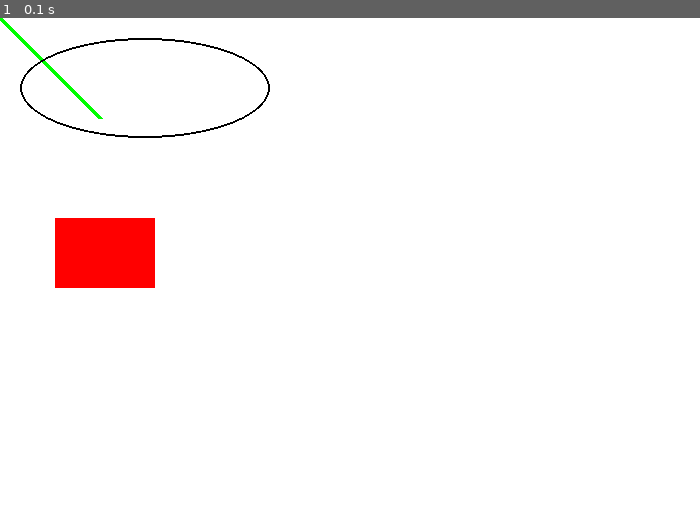
Above: before the commit, frame 1.
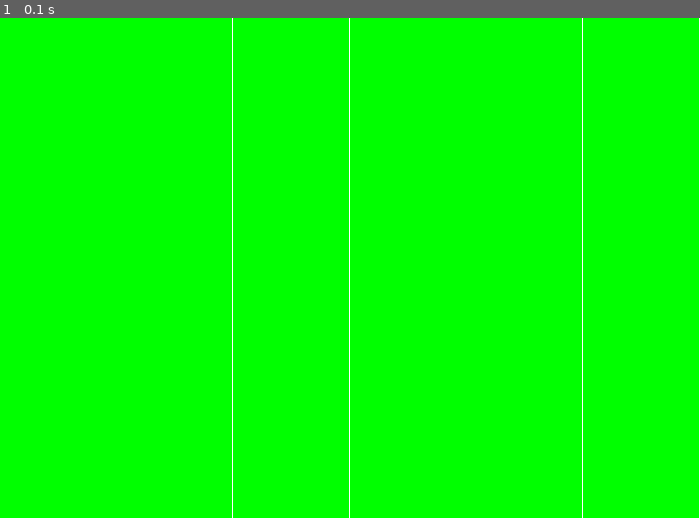
Above: after the commit, the same moment.

Repository: samuelhegner/Pygame_Test
Game: pygame game, started from main.py
Same seed, same stepped clock (60 frames per second), same inputs: the game is played once before the commit and once after it.
Inputs:
- Up to frame 1 (0.1 s): no input

The runs differ from the first frame. In frame 1, 99% of the frame differs, in the area x 0-100%, y 0-100%.

Commit message:
drawing changes and formatting set up

Diff:
--- a/main.py
+++ b/main.py
@@ -1,37 +1,43 @@
 import pygame
+
 pygame.init()
 
 # Define some colors
-BLACK = ( 0, 0, 0)
-WHITE = ( 255, 255, 255)
-GREEN = ( 0, 255, 0)
-RED = ( 255, 0, 0)
+BLACK = (0, 0, 0)
+WHITE = (255, 255, 255)
+GREEN = (0, 255, 0)
+RED = (255, 0, 0)
 
 # Open a new window
-size = (700, 500)
+screen_height = 500
+screen_width = 700
+
+size = (screen_width, screen_height)
 screen = pygame.display.set_mode(size)
 pygame.display.set_caption("My First Game")
 
-run = True
+run_game = True
 
 clock = pygame.time.Clock()
+draw = pygame.draw
 
-while run:
+while run_game:
     # --- Main event loop
-    for event in pygame.event.get(): # User did something
-        if event.type == pygame.QUIT: # If user clicked close
-              run = False # Flag that we are done so we can exit the while loop
+    for event in pygame.event.get():  # User did something
+        if event.type == pygame.QUIT:  # If user clicked close
+            run_game = False  # Flag that we are done so we can exit the while loop
 
-     # --- Game logic should go here
+    # --- Game logic should go here
 
-     # --- Drawing code should go here
-     # First, clear the screen to white.
+    # --- Drawing code should go here
     screen.fill(WHITE)
     #The you can draw different shapes and lines or add text to your background stage.
-    pygame.draw.rect(screen, RED, [55, 200, 100, 70],0)
-    pygame.draw.line(screen, GREEN, [0, 0], [100, 100], 5)
-    pygame.draw.ellipse(screen, BLACK, [20,20,250,100], 2)
 
+    rect_width = screen_width / 6
+
+    for i in range(6):
+        draw.rect(screen, GREEN,
+                  [i * rect_width, 0, rect_width, screen_height], 0, 1)
 
     # --- Go ahead and update the screen with what we've drawn.
     pygame.display.flip()
